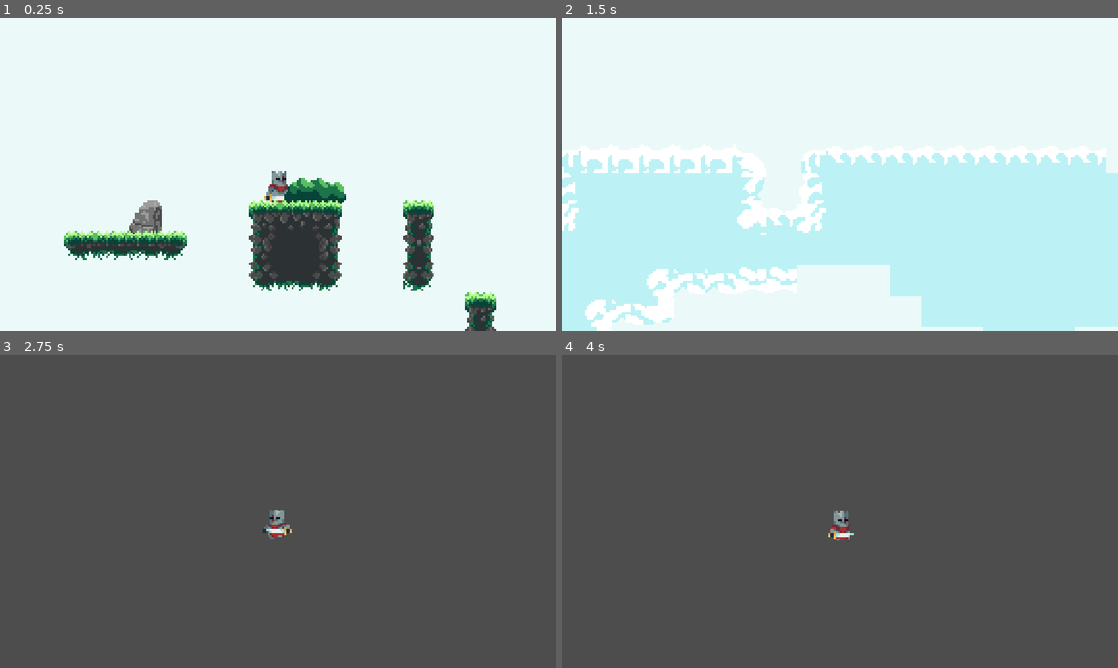
Above: before the commit, frames 1-4 (two rows, left to right).
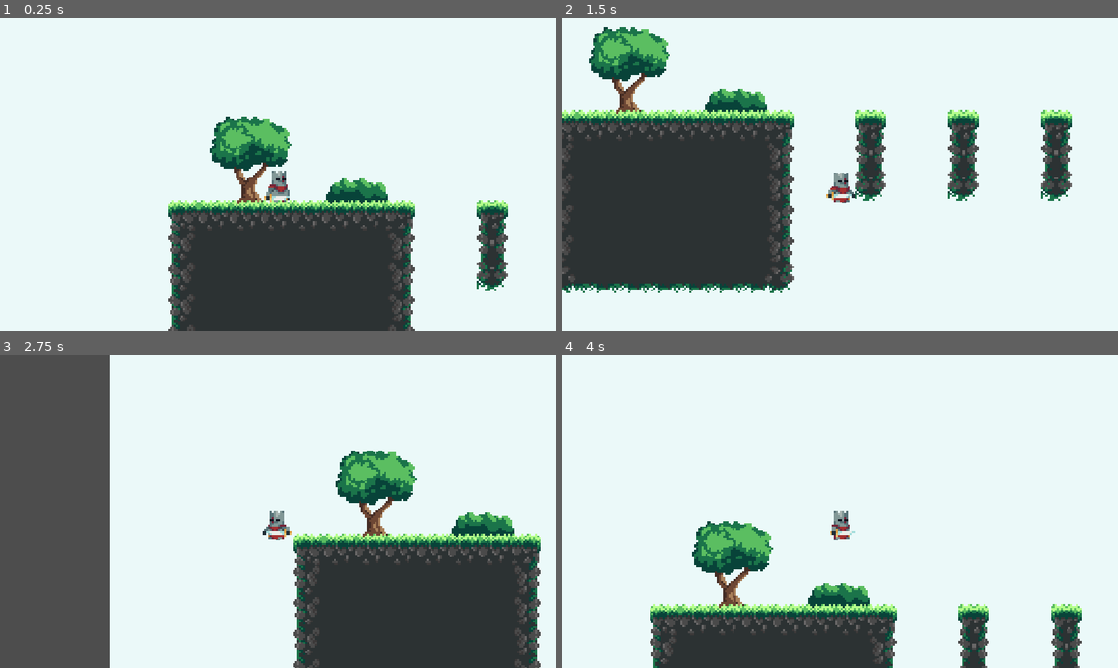
Above: after the commit, the same moments.

Repository: Rywnz/Haven-Sydney-Arnavbdaygang2026
Game: Godot game, scene res://Level 1.tscn
The game is run twice, just before and just after one commit, with the same random seed, the same clock (stepped at 60 frames per second) and the same inputs.
Inputs:
- Up to frame 1 (0.25 s): no input
- Up to frame 2 (1.5 s): tap Enter at 0.5 s; hold Right (right) from 0.53 s (still down); tap W (up) at 0.77 s
- Up to frame 3 (2.75 s): tap W (up) at 1.52 s; release Right (right) at 2.03 s; hold Left (left) from 2.03 s (still down)
- Up to frame 4 (4 s): release Left (left) at 2.78 s; hold Right (right) from 2.78 s (still down); tap W (up) at 3.02, 3.77 s

The runs differ from the first frame. In frame 1, 23% of the frame differs, in the area x 11-92%, y 31-100%; in frame 2, 57%; in frame 3, 78%; in frame 4, 98%, in the area x 0-100%, y 0-100%.

Commit message:
KillZone mate
booyah

Diff:
--- a/Level 1.tscn
+++ b/Level 1.tscn
@@ -1,8 +1,9 @@
-[gd_scene format=3 uid="uid://bvucov54n047q"]
+[gd_scene format=3 uid="uid://qyc2c4yrgikh"]
 
 [ext_resource type="Texture2D" uid="uid://u31p12gnatue" path="res://Assets/tileset.png" id="1_02xqm"]
 [ext_resource type="PackedScene" uid="uid://bortwiix5leua" path="res://marlon_mogger.tscn" id="2_va7m3"]
 [ext_resource type="TileSet" uid="uid://c07oji4pww65w" path="res://Assets/clouds.tres" id="3_gvvdy"]
+[ext_resource type="PackedScene" uid="uid://dx0hv4ggis6rl" path="res://kill_zone.tscn" id="4_d1jbf"]
 
 [sub_resource type="TileSetAtlasSource" id="TileSetAtlasSource_uu6xs"]
 texture = ExtResource("1_02xqm")
@@ -201,7 +202,7 @@
 
 [node name="Marlon_Mogger" parent="." unique_id=584658369 instance=ExtResource("2_va7m3")]
 z_index = -2
-position = Vector2(784, 178)
+position = Vector2(58, 179)
 
 [node name="Camera2D" type="Camera2D" parent="Marlon_Mogger" unique_id=419588120]
 zoom = Vector2(4, 4)
@@ -216,8 +217,13 @@
 
 [node name="ColorRect" type="ColorRect" parent="TileMap" unique_id=51552670]
 z_index = -5
-offset_left = -89.0
-offset_top = -82.0
-offset_right = 2263.0
-offset_bottom = 649.0
+offset_left = -94.0
+offset_top = -63.0
+offset_right = 2258.0
+offset_bottom = 668.0
 color = Color(0.9218295, 0.9747248, 0.9743343, 1)
+
+[node name="KillZone" parent="." unique_id=928650286 instance=ExtResource("4_d1jbf")]
+position = Vector2(531, 520)
+
+[connection signal="body_entered" from="KillZone" to="KillZone" method="_on_body_entered"]
--- /dev/null
+++ b/kill_zone.gd
@@ -0,0 +1,5 @@
+extends Area2D
+
+func _on_body_entered(body: Node2D) -> void:
+	if body.name == "Marlon_Mogger":
+		get_tree().reload_current_scene()
--- /dev/null
+++ b/kill_zone.tscn
@@ -0,0 +1,11 @@
+[gd_scene format=3 uid="uid://dx0hv4ggis6rl"]
+
+[ext_resource type="Script" uid="uid://bquysn8cnxauk" path="res://kill_zone.gd" id="1_tuh0n"]
+
+[sub_resource type="WorldBoundaryShape2D" id="WorldBoundaryShape2D_aceia"]
+
+[node name="KillZone" type="Area2D" unique_id=928650286]
+script = ExtResource("1_tuh0n")
+
+[node name="CollisionShape2D" type="CollisionShape2D" parent="." unique_id=362591961]
+shape = SubResource("WorldBoundaryShape2D_aceia")
--- a/marlon_mogger.gd
+++ b/marlon_mogger.gd
@@ -1,6 +1,6 @@
 extends CharacterBody2D
 
-@export var speed: float = 200.0
+@export var speed: float = 100.0
 @export var jump_velocity: float = -250.0
 @export var gravity: float = 900.0
 
--- a/marlon_mogger.tscn
+++ b/marlon_mogger.tscn
@@ -8,8 +8,10 @@
 
 [node name="Marlon_Mogger" type="CharacterBody2D" unique_id=584658369]
 script = ExtResource("1_6km4e")
+metadata/_edit_vertical_guides_ = [-2946.0]
 
 [node name="Marlon" parent="." unique_id=1757351499 instance=ExtResource("1_wpevg")]
+frame_progress = 0.69631404
 
 [node name="CollisionShape2D" type="CollisionShape2D" parent="." unique_id=861858489]
 position = Vector2(0.5, 8)
--- a/project.godot
+++ b/project.godot
@@ -12,7 +12,7 @@
 
 config/name="BP-Rushers"
 config/description="A knight goes from psl 0 to psl 10 by chasing Clavicular around the world"
-run/main_scene="uid://bvucov54n047q"
+run/main_scene="uid://qyc2c4yrgikh"
 config/features=PackedStringArray("4.7", "Forward Plus")
 config/icon="res://icon.svg"
 
@@ -59,6 +59,11 @@
 , Object(InputEventKey,"resource_local_to_scene":false,"resource_name":"","device":-1,"window_id":0,"alt_pressed":false …(186 unchanged characters)…
 ]
 }
+reset_game={
+"deadzone": 0.2,
+"events": [Object(InputEventKey,"resource_local_to_scene":false,"resource_name":"","device":-1,"window_id":0,"alt_pressed":false,"shift_pressed":false,"ctrl_pressed":false,"meta_pressed":false,"pressed":false,"keycode":0,"physical_keycode":82,"key_label":0,"unicode":114,"location":0,"echo":false,"script":null)
+]
+}
 restart_game={
 "deadzone": 0.2,
 "events": [Object(InputEventKey,"resource_local_to_scene":false,"resource_name":"","device":-1,"window_id":0,"alt_press …(192 unchanged characters)…
Not shown, added: kill_zone.gd.uid
